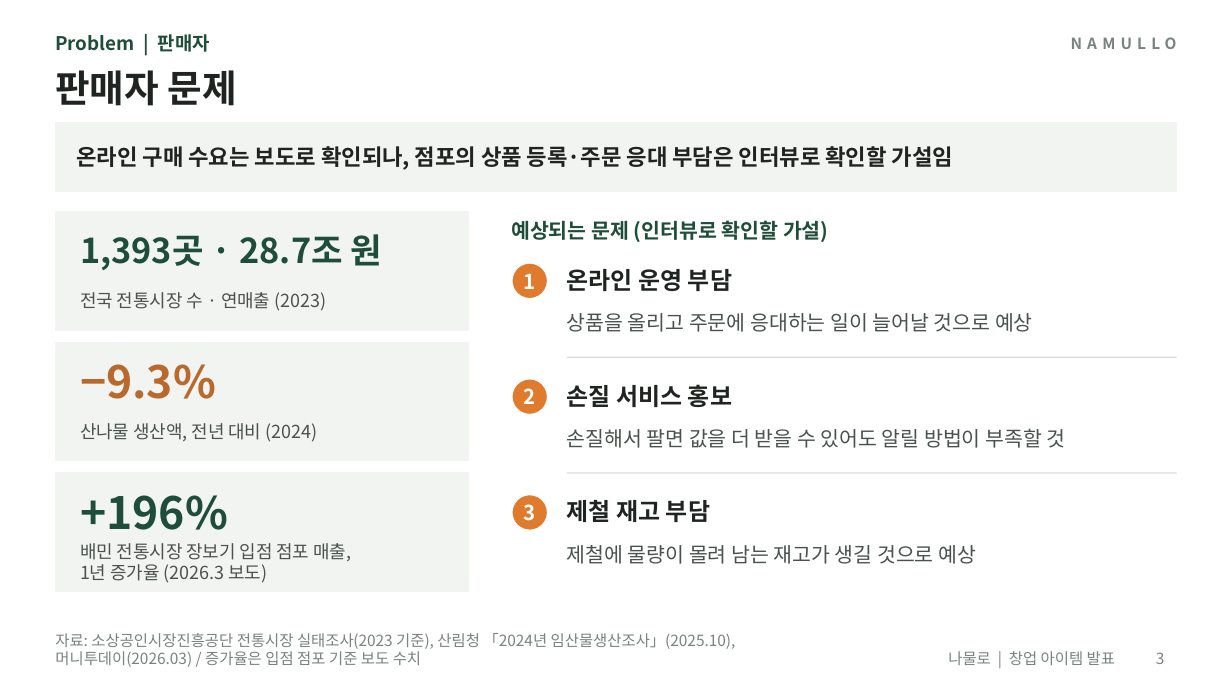
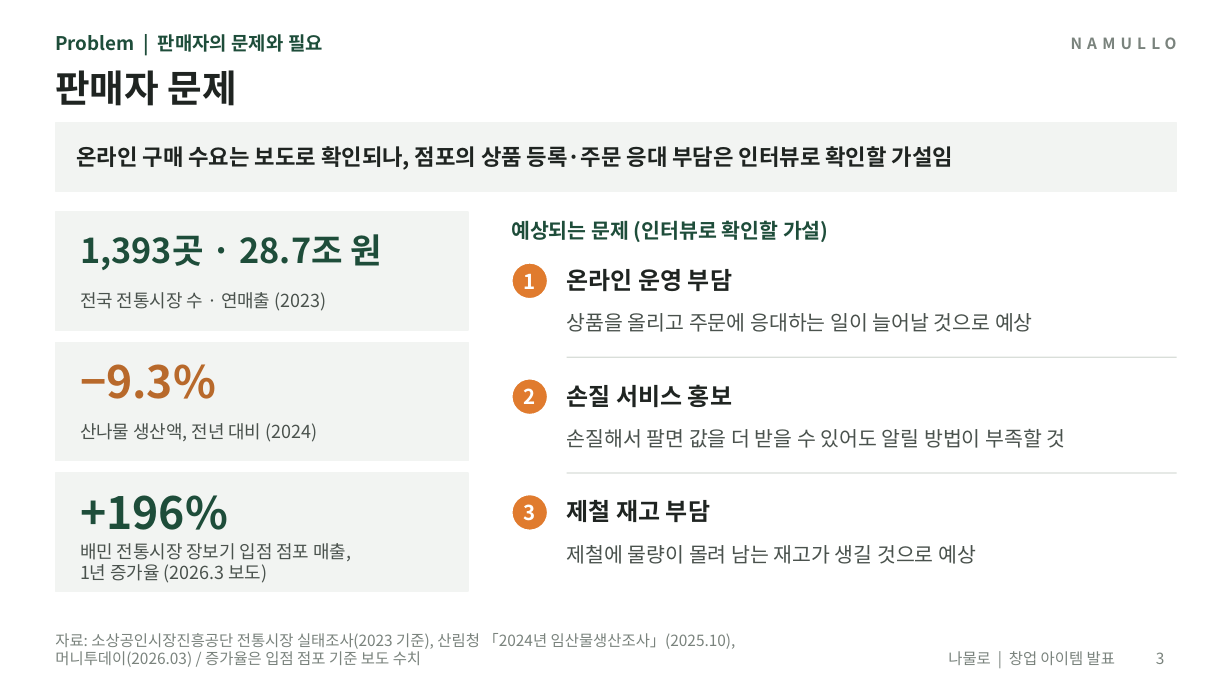
Before and after one commit to yonghoon7153-source/Yonghoon-DEM-DFT, a slide deck: slide 3 of namul-platform/02_발표자료_나물로.pptx. Drawn at 1232x693 pixels with LibreOffice and Linux fonts; fonts in the diff are those of the drawing. Boxes give left, top, right and bottom in pixels: in the first picture for what was removed or moved away, otherwise in the second. Text is boxed around its words. In the diff, an @@ line names an element or a change of style, - is before the commit and + after.

```diff
--- a/namul-platform/02_발표자료_나물로.pptx
+++ b/namul-platform/02_발표자료_나물로.pptx
@@ text at [55, 34, 323, 52]: text changed @@
-Problem | 판매자
+Problem | 판매자의 문제와 필요
```
Also in this commit, not shown: 13 other slides changed, 24 other files.
